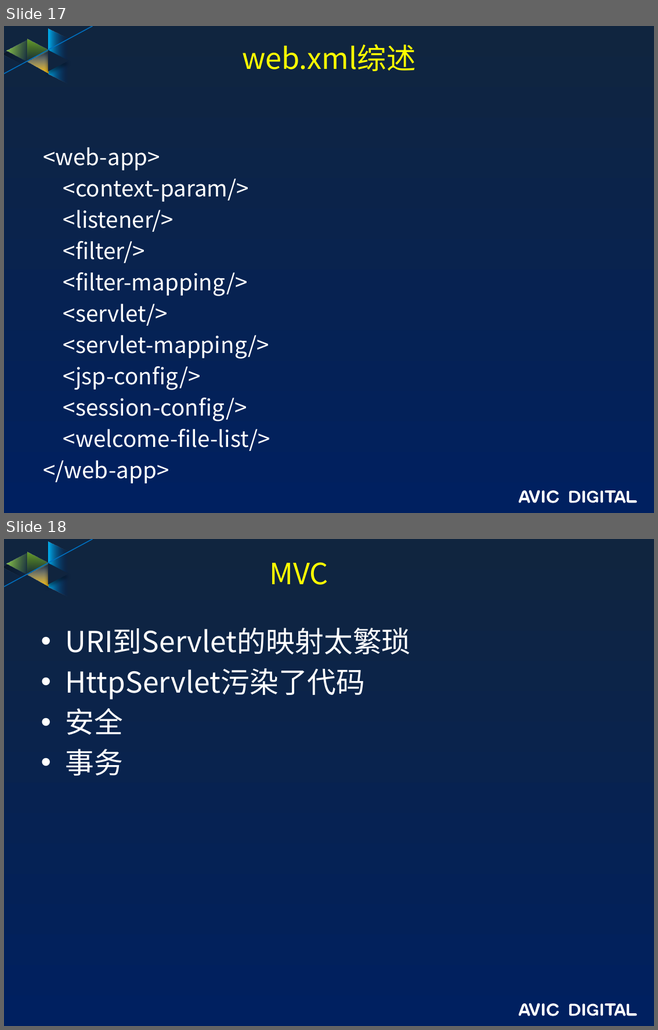
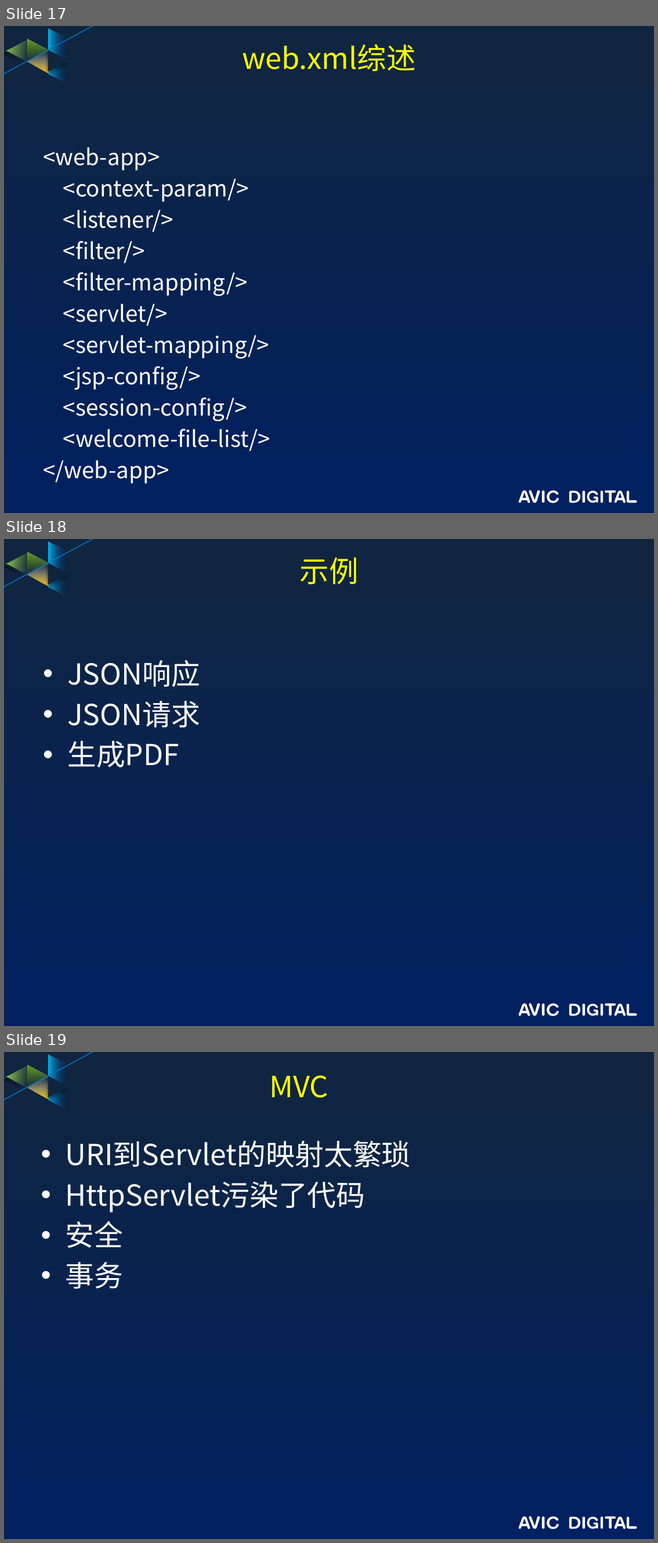
Before and after one commit to guofengzh/java-way, a slide deck: spring/docs/02-servlet-basic.pptx. Shown one above the other, each under a label of ours: slides 17 and 18 before the commit, slides 17, 18 and 19 after it. The pictures are 658x1030 and 658x1543 pixels, drawn with LibreOffice and Linux fonts; fonts in the diff are those of the drawing; background and template pictures are left out. Boxes give left, top, right and bottom in pixels: in the first picture for what was removed or moved away, otherwise in the second. Text is boxed around its words. In the diff, an @@ line names an element or a change of style, - is before the commit and + after.

```diff
--- a/spring/docs/02-servlet-basic.pptx
+++ b/spring/docs/02-servlet-basic.pptx
@@ slide 18 added at (4, 539, 654, 1026), background gradient #10253F to #002060; not listed: 17 template elements that a slide beside it also shows @@
@@ title added at (300, 558, 358, 584), 32.4 pt, text #FFFF00 @@
+示例
@@ text added at (67, 660, 200, 768), 32 pt, text #FFFFFF @@
+• JSON响应
+• JSON请求
+• 生成PDF
@@ what was slide 18 is now slide 19 @@
```
Also in this commit, not shown: 24 other files.
